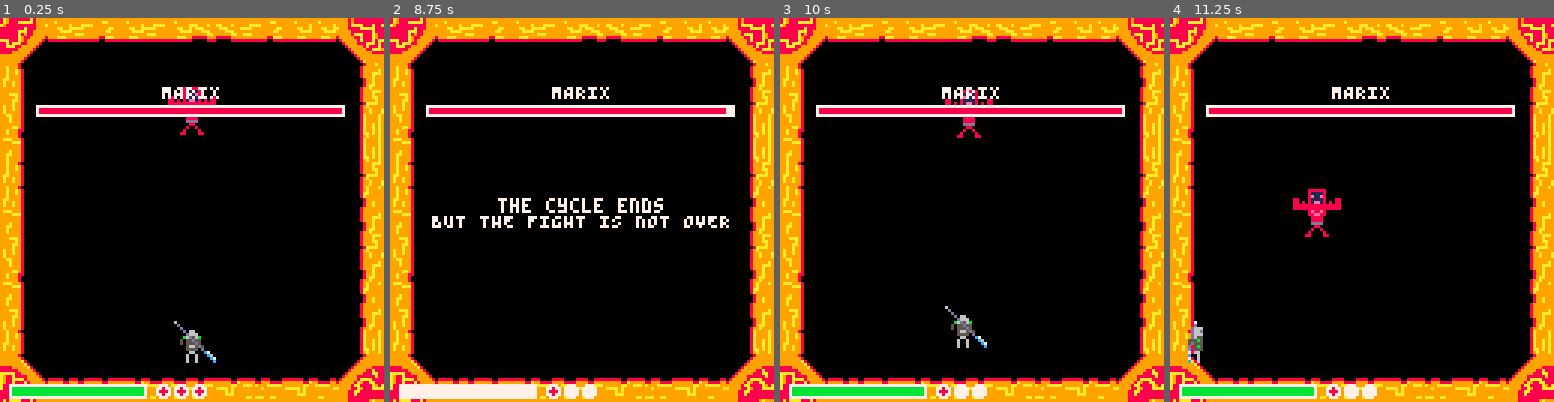
Above: before the commit, frames 1-4 (left to right).
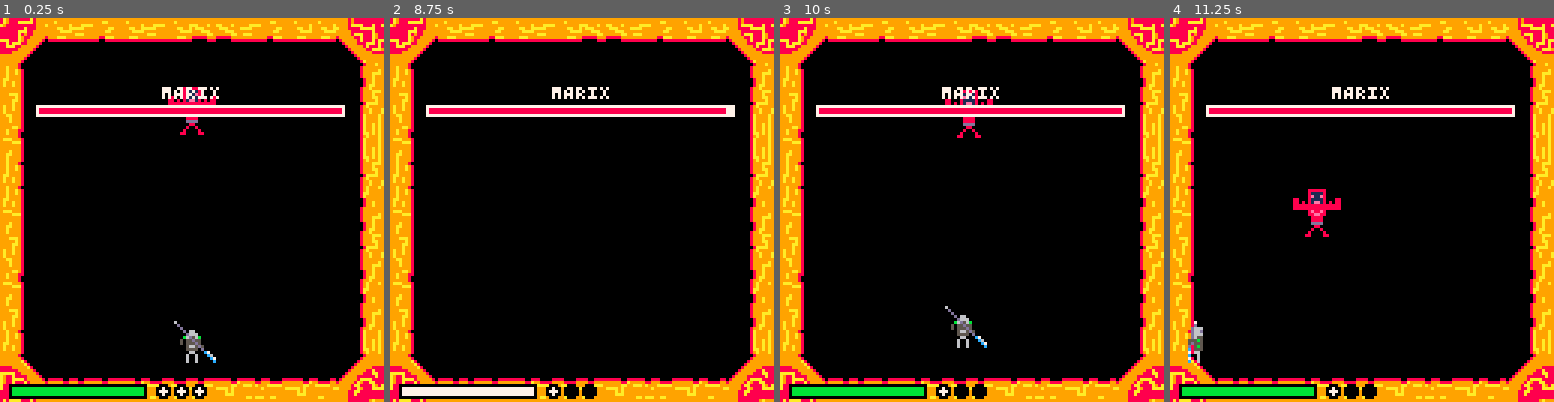
Above: after the commit, the same moments.

Repository: multikorv/pico8-godbusters
Game: PICO-8 cartridge godbusters.p8
Two runs of this game, one before a commit and one after it. Both use one fixed random seed, a clock stepped at 60 frames per second and the inputs below.
Inputs:
- Up to frame 1 (0.25 s): no input
- Up to frame 2 (8.75 s): tap X (X key) at 0.33, 1.07, 1.85, 2.97, 4.08, 5.2, 6.32, 7.43, 8.55 s; tap O (Z key) at 0.7, 1.7, 2.1, 2.5, 2.9, 3.3, 3.7, 4.1, 4.5, 4.9, 5.3, 5.7, 6.1, 6.5, 6.9, 7.3, 7.7, 8.1, 8.5 s; hold Right 1.6-2.1 s; hold Up 2.15-2.42 s; hold Right 2.47-3.03 s; hold Left 3.08-3.58 s; hold Down 3.63-3.97 s; hold Right 4.02-4.68 s; hold Up 4.73-5.03 s; hold Left 5.08-5.68 s; hold Down 5.73-6.03 s; hold Right 6.08-6.58 s; hold Right 6.63-7.13 s; hold Up 7.18-7.45 s; hold Right 7.5-8.07 s; hold Left 8.12-8.62 s; hold Down from 8.67 s (still down)
- Up to frame 3 (10 s): tap O (Z key) at 8.9, 9.3, 9.7 s; release Down at 9 s; hold Right 9.05-9.72 s; tap X (X key) at 9.67 s; hold Up from 9.77 s (still down)
- Up to frame 4 (11.25 s): release Up at 10.07 s; tap O (Z key) at 10.1, 10.5, 10.9 s; hold Left 10.12-10.72 s; hold Down 10.77-11.07 s; tap X (X key) at 10.78 s; hold Right from 11.12 s (still down)

The runs differ from the first frame. In frame 1, 1.0% of the frame differs, in the area x 2-54%, y 95-100%; in frame 2, 2.6%, in the area x 2-89%, y 46-100%; in frame 3, 1.0%; in frame 4, 1.0%.

Commit message:
Update player UI colors

Diff:
--- a/godbusters.p8
+++ b/godbusters.p8
@@ -609,7 +609,7 @@
         3 + game_camera.position.x,
         player_bar_y + game_camera.position.y,
         48 + game_camera.position.x,
-        player_bar_y - player_bar_thickness + game_camera.position.y, 7
+        player_bar_y - player_bar_thickness + game_camera.position.y, 0
     )
 
     -- Player Stamina
@@ -618,9 +618,9 @@
     local stamina_y_pos = 124
     local stamina_padding = 6
     for i = 0, player.max_dashes - 1, 1 do
-        circfill(stamina_x_pos + (i * stamina_padding), stamina_y_pos, 2, 7)
+        circfill(stamina_x_pos + (i * stamina_padding), stamina_y_pos, 2, 0)
         if num_dashes_left > 0 then
-            circfill(stamina_x_pos + (i * stamina_padding), stamina_y_pos, 1, 8)
+            circfill(stamina_x_pos + (i * stamina_padding), stamina_y_pos, 1, 7)
             num_dashes_left = num_dashes_left - 1
         end
     end
